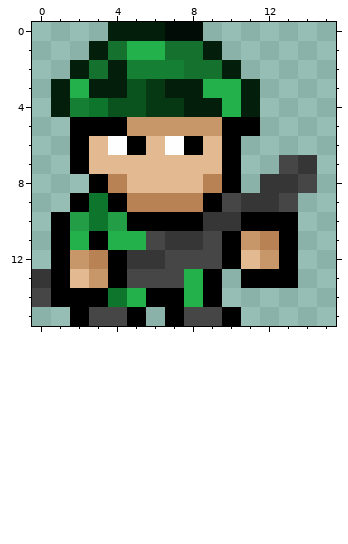
A pixel-art sprite gets an edit: src/res/sprites/ally_soldier.png. Above is the file before it was changed.
The file is 16x16 pixels. Colours within 5 levels of each other are drawn and written as one.
New version:
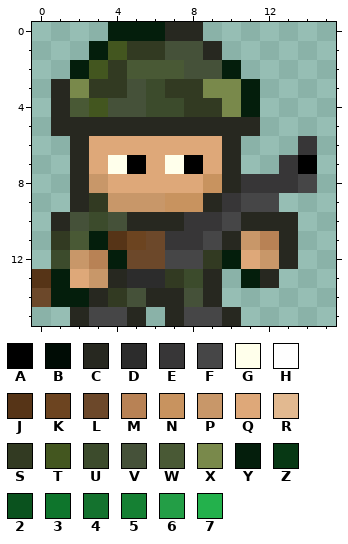
Palette (. is transparent): A #000000  B #000c05  C #272820  D #2c2c2c  E #373637  F #464647  G #ffffeb  H #fefefe  J #563417  K #6c4420  L #6c482a  M #b88255  N #c8935f  P #c89769  Q #dea879  R #e2b990  S #323a22  T #43561f  U #3c4b2c  V #455139  W #495935  X #79894b  Y #041e0c  Z #073814  2 #0a521e  3 #0e752c  4 #14722e  5 #158033  6 #239e46  7 #23b14c
Changes in this commit:
@@ x 0..15 @@
- 0 ....YYYBB.......
- 1 ...Y47744Y......
- 2 ..Y4Y55544Y.....
- 3 .Y7YY2ZYY77Y....
- 4 .Y5322ZZYY7Y....
- 5 ..AAAPPPPPAA....
- 6 ..ARHARHARA.....
- 7 ..ARRRRRRRA..FE.
- 8 ...AMRRRRMA.EEF.
- 9 ..A3AMMMMAFEEF..
-10 .A636AAAAEEAAA..
-11 .A7A77FEEFAPMA..
-12 .APMAEEFFFARPA..
-13 EARPAFFF7A.AAA..
-14 FAAA37AA7A......
-15 ..AFFA.AFFA.....
+ 0 ....YYYCC.......
+ 1 ...YTSSVVC......
+ 2 ..YTSWWWVVY.....
+ 3 .CXSSVUSSXXY....
+ 4 .CWTVVUUSSXY....
+ 5 .CCCCCCCCCCC....
+ 6 ..CQQQQQQQC...E.
+ 7 ..CQGAQGAQC..EA.
+ 8 ..CPQQQQQNCEEEF.
+ 9 ..CSPPPNNCEFF...
+10 .CVUVCCCEEFCCC..
+11 .SWYJKLEEFCPMC..
+12 .UPMYLLFFSYQPC..
+13 JYQPCDDSUC.YC...
+14 LYYCSVCCVC......
+15 ..CFFC.CFFC.....
Changed places in both pictures, as pixel boxes (x1, y1, x2, y2):
changed: (32, 22, 317, 326)
